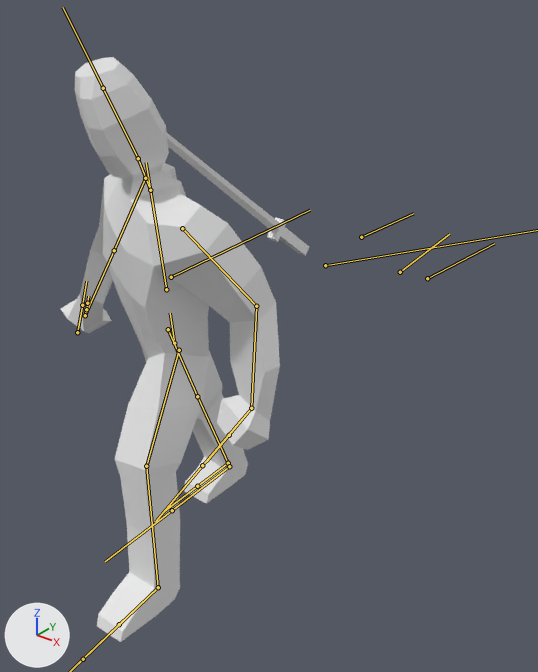
An edit to the FBX model Assets/Characters/Animations/Human.fbx, drawn before and after from the same camera.
Rendered twice from a 50 mm lens placed at (4.2, -7.21, 2.63), pointed at (-0.1, -1.84, -0.7). The axes (+X, +Y, +Z) are drawn at lower left. The lights are the same throughout. Both versions are drawn at frame 10 of the action 'LeftSlash'; the numbers are the values there. The bones that bend it are drawn over the model as lines.

The first picture shows 'Human', 'Sword'.
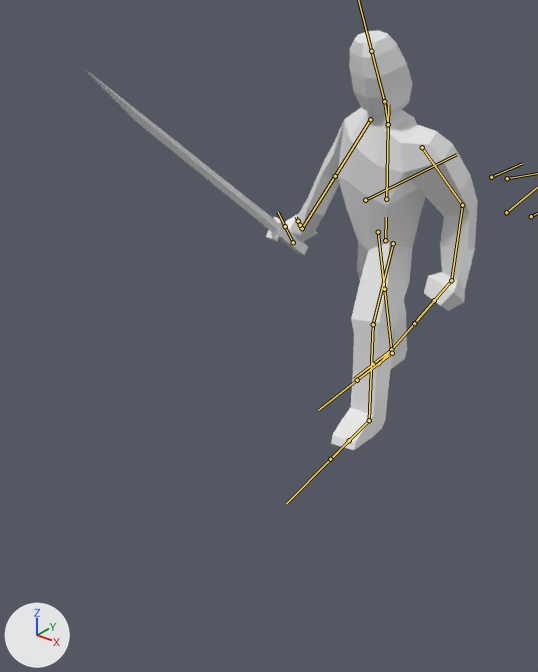
Changed parts and their boxes [x1, y1, x2, y2] in the pictures (538 x 672 px):
```json
{"object": "Human", "change": "posed", "before": [61, 57, 280, 642], "after": [284, 30, 478, 450], "on screen": "11% narrower, 28% shorter"}
{"object": "Sword", "change": "posed", "before": [167, 133, 309, 256], "after": [86, 71, 308, 255]}
{"bone": "Dick", "before": "(361, 237) to (413, 213)", "after": "(491, 177) to (522, 163)"}
```

Edits to the scene script, one JSON object a line:
```json
{"block": "bone_dick", "where": "bone_dick = bpy.data.objects['Armature'].pose.bones['Dick']"}
{"op": "set", "path": "bone_dick.location", "old": "(0.0, 0.0, 0.0)", "new": "(0.15, 3.49, 0.09)"}
```
